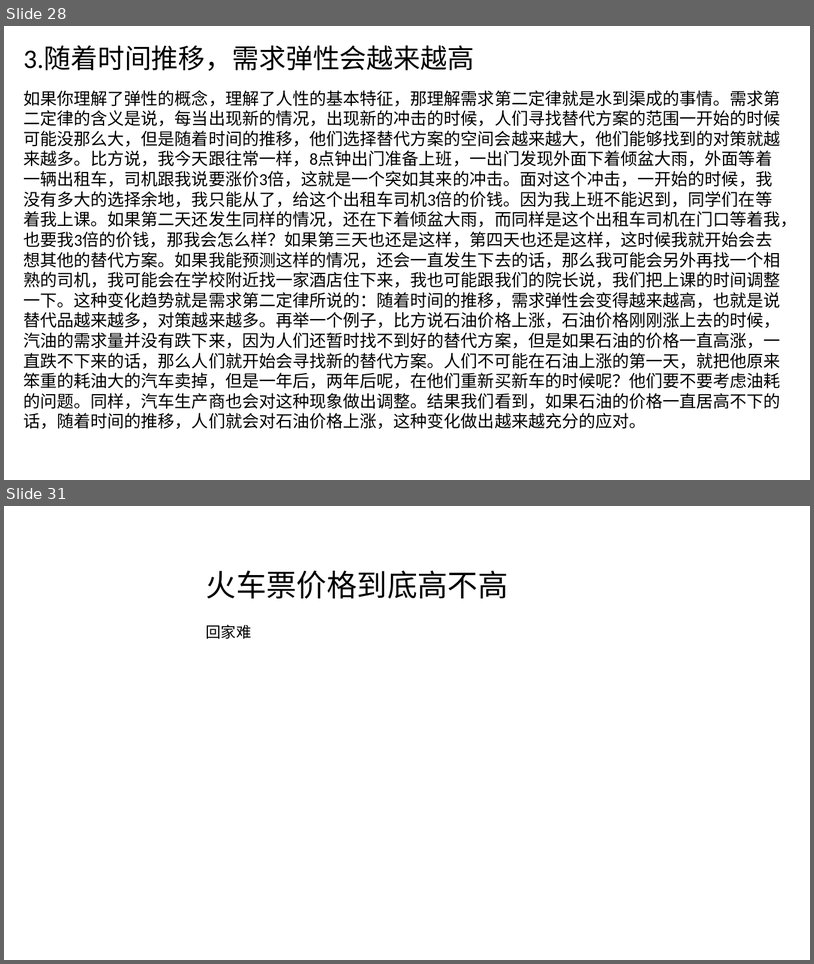
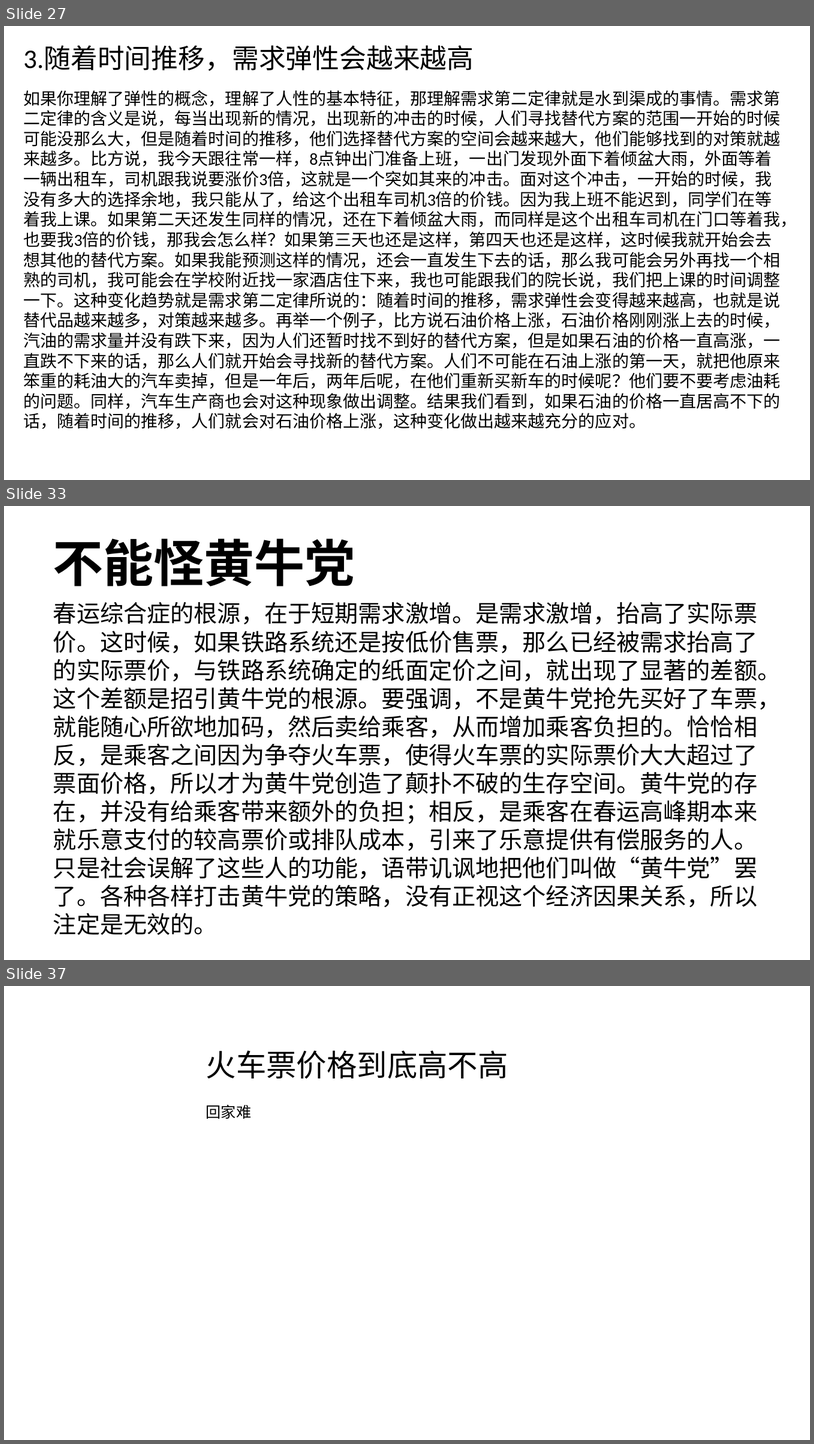
Before and after one commit to FredJiangFei/MyDocuments, a slide deck: 火车票/火车票.pptx. Shown one above the other, each under a label of ours: slides 28 and 31 before the commit, slides 27, 33 and 37 after it; the slides between them are not shown. The pictures are 814x964 and 814x1444 pixels, drawn with LibreOffice and Linux fonts; fonts in the diff are those of the drawing. Boxes give left, top, right and bottom in pixels: in the first picture for what was removed or moved away, otherwise in the second. Text is boxed around its words. In the diff, an @@ line names an element or a change of style, - is before the commit and + after.

Commit message:
火车票

```diff
--- a/火车票/火车票.pptx
+++ b/火车票/火车票.pptx
@@ slide 33 added at <box>4,506,810,960</box>, background #FFFFFF @@
@@ text added at <box>53,538,356,586</box>, 60 pt, text #000000, bold @@
+不能怪黄牛党
@@ text added at <box>53,602,782,934</box>, 28 pt, text #000000 @@
+春运综合症的根源，在于短期需求激增。是需求激增，抬高了实际票价。这时候，如果铁路系统还是按低价售票，那么已经被需求抬高了的实际票价，与铁路系统确定的纸面定价之间，就出现了显著的差额。这个差额是招引黄牛党的根源。要强调，不是黄牛党抢先买好了车票，就能随心所欲地加码，然后卖给乘客，从而增加乘客负担的。恰恰相反，是乘客之间因为争夺火车票，使得火车票的实际票价大大超过了票面价格，所以才为黄牛党创造了颠扑不破的生存空间。黄牛党的存在，并没有给乘客带来额外的负担；相反，是乘客在春运高峰期本来就乐意支付的较高票价或排队成本，引来了乐意提供有偿服务的人。只是社会误解了这些人的功能，语带讥讽地把他们叫做“黄牛党”罢了。各种各样打击黄牛党的策略，没有正视这个经济因果关系，所以注定是无效的。
@@ what was slide 28 is now slide 27 @@
@@ what was slide 31 is now slide 37 @@
```
Also in this commit, not shown: 3 slides changed, 6 other slides added, 2 slides removed, 1 other file.
